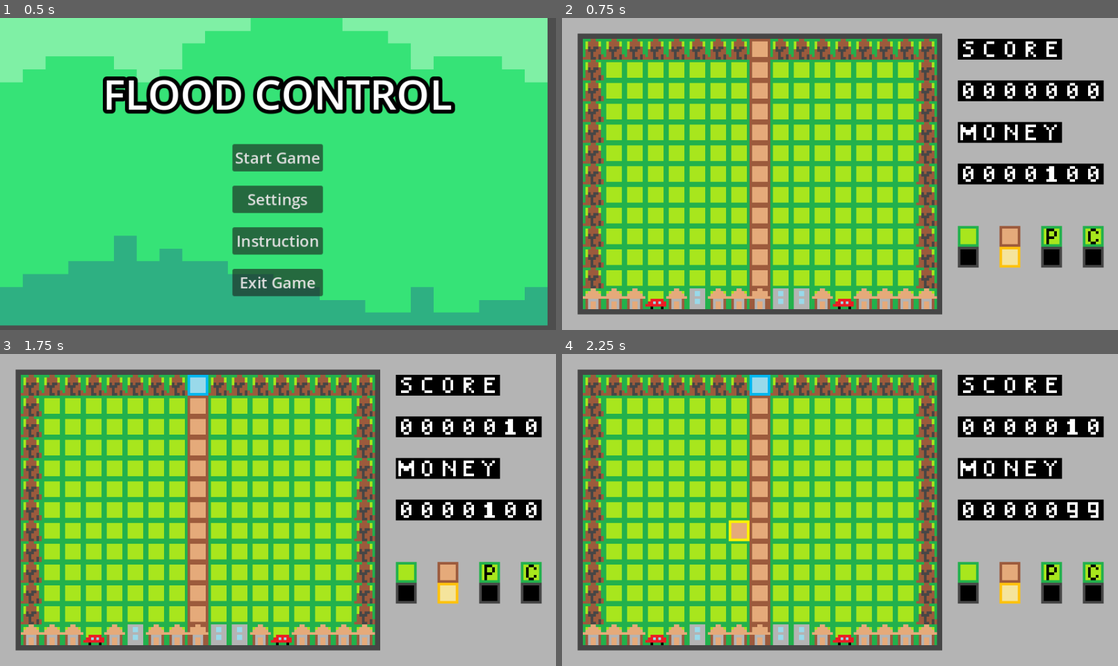
Above: before the commit, frames 1-4 (two rows, left to right).
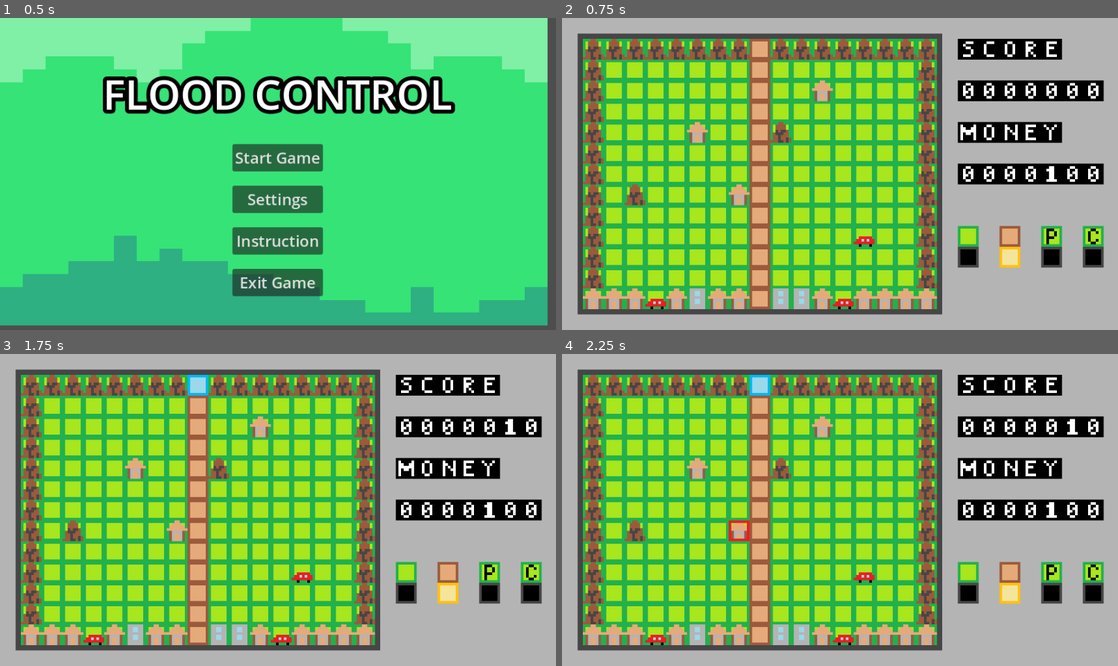
Above: after the commit, the same moments.

Repository: sho16ogura/cs292team5
Game: Godot game, scene res://main menu/main menu/main_menu.tscn
The game is run twice, just before and just after one commit, with the same random seed, the same clock (stepped at 60 frames per second) and the same inputs.
Inputs (mouse positions are in pixels of both pictures, inside the frame that each line leads up to):
- Up to frame 1 (0.5 s): no input
- Up to frame 2 (0.75 s): click "Start Game" at 0.5 s
- Up to frame 3 (1.75 s): tap Enter at 1.25 s; move the mouse to (400, 494) at 1.27 s; click (400, 494) at 1.35 s
- Up to frame 4 (2.25 s): tap Space at 2 s; move the mouse to (728, 525) at 2.02 s; click (728, 525) at 2.1 s

Frame 1 is identical in both runs. In frame 2, 1.1% of the frame differs, in the area x 11-57%, y 19-94%; in frame 3, 1.1%; in frame 4, 1.2%, in the area x 11-97%, y 19-94%.

Commit message:
buildings in map

Diff:
--- a/team5project/mainGame.gd
+++ b/team5project/mainGame.gd
@@ -3,8 +3,8 @@
 @onready var tile_map : TileMap = $TileMap
 @onready var timer : Timer = $TileMap/Timer
 
-var ground_layor = 0
-#var top_layor = 1
+var ground_layer = 0
+var top_layer = 1
 
 var prevhover : Vector2i = Vector2i(0,0)
 
@@ -140,7 +140,7 @@
 			#if following conditions are met, set cell to riverbed
 			if can_dig(eight_sur_tiles) and  check_and_reduce_balance(1):
 
-				tile_map.set_cell(ground_layor, tile_mouse_pos, source_id, riverbed_atlas_coord) #set cell to riverbed
+				tile_map.set_cell(ground_layer, tile_mouse_pos, source_id, riverbed_atlas_coord) #set cell to riverbed
 				dig_undig_sfx.play(0.2) #sound effect starts
 
 			else:
@@ -152,7 +152,7 @@
 
 			if can_undig(eight_sur_tiles, tile_mouse_pos) and  check_and_reduce_balance(1):
 
-				tile_map.set_cell(ground_layor, tile_mouse_pos, source_id, ground_atlas_coord)#change cell to ground
+				tile_map.set_cell(ground_layer, tile_mouse_pos, source_id, ground_atlas_coord)#change cell to ground
 				dig_undig_sfx.play(0.2)#soundeffect
 
 			else:
@@ -167,7 +167,7 @@
 			if can_place_pump(eight_sur_tiles) and  check_and_reduce_balance(5):
 
 				#set pump
-				tile_map.set_cell(ground_layor, tile_mouse_pos, source_id, pump_atlas_coord)
+				tile_map.set_cell(ground_layer, tile_mouse_pos, source_id, pump_atlas_coord)
 				hammer_sfx.play() #for construction
 
 				num_pump_running += 1
@@ -196,7 +196,7 @@
 				destruction_sfx.play()
 
 				#change back to ground
-				tile_map.set_cell(ground_layor, tile_mouse_pos, source_id, ground_atlas_coord)
+				tile_map.set_cell(ground_layer, tile_mouse_pos, source_id, ground_atlas_coord)
 
 			else:
 				error_sfx.play()
@@ -211,7 +211,7 @@
 			if can_place_cistern(eight_sur_tiles) and  check_and_reduce_balance(2):
 
 				#set cistern
-				tile_map.set_cell(ground_layor, tile_mouse_pos, source_id, cistern_atlas_coord)
+				tile_map.set_cell(ground_layer, tile_mouse_pos, source_id, cistern_atlas_coord)
 				hammer_sfx.play()#constructing sound
 			else:
 				error_sfx.play()
@@ -385,9 +385,15 @@
 	var neighbor_tiles = [0,0,0,0,0]
 
 	for i in range(5):
-		var tile_data : TileData = tile_map.get_cell_tile_data(ground_layor, curr_pos + FOUR_NEIGHBOR_DIF[i])
-		if tile_data:
-			neighbor_tiles[i] = tile_data.get_custom_data(tile_category_custom_data)
+		var ground_tile_data : TileData = tile_map.get_cell_tile_data(ground_layer, curr_pos + FOUR_NEIGHBOR_DIF[i])
+		var top_tile_data : TileData = tile_map.get_cell_tile_data(top_layer, curr_pos + FOUR_NEIGHBOR_DIF[i])
+
+		if ground_tile_data:
+			neighbor_tiles[i] = ground_tile_data.get_custom_data(tile_category_custom_data)
+
+		#overwrite if there is buildings
+		if top_tile_data:
+			neighbor_tiles[i] = top_tile_data.get_custom_data(tile_category_custom_data)
 
 	return neighbor_tiles
 
@@ -397,9 +403,13 @@
 
 	#for each neighboring tiles (curr, right, rightdown, down, downleft, left, leftup, up, upright)
 	for i in range(9):
-		var tile_data : TileData = tile_map.get_cell_tile_data(ground_layor, curr_pos + EIGHT_NEIGHBOR_DIF[i])
-		if tile_data:
-			neighbor_tiles[i] = tile_data.get_custom_data(tile_category_custom_data)
+		var ground_tile_data : TileData = tile_map.get_cell_tile_data(ground_layer, curr_pos + EIGHT_NEIGHBOR_DIF[i])
+		var top_tile_data : TileData = tile_map.get_cell_tile_data(top_layer, curr_pos + EIGHT_NEIGHBOR_DIF[i])
+		if ground_tile_data:
+			neighbor_tiles[i] = ground_tile_data.get_custom_data(tile_category_custom_data)
+
+		if top_tile_data:
+			neighbor_tiles[i] = top_tile_data.get_custom_data(tile_category_custom_data)
 
 	return neighbor_tiles
 
--- a/team5project/mainGame.tscn
+++ b/team5project/mainGame.tscn
@@ -68,7 +68,7 @@
 2:0/0 = 0
 2:0/0/custom_data_0 = 6
 3:0/0 = 0
-3:0/0/custom_data_0 = 6
+3:0/0/custom_data_0 = 7
 0:1/0 = 0
 0:1/0/custom_data_0 = 6
 1:1/0 = 0
@@ -76,15 +76,11 @@
 2:1/0 = 0
 2:1/0/custom_data_0 = 6
 3:1/0 = 0
-3:1/0/custom_data_0 = 6
+3:1/0/custom_data_0 = 7
 0:2/0 = 0
-0:2/0/custom_data_0 = 7
 1:2/0 = 0
-1:2/0/custom_data_0 = 7
 2:2/0 = 0
-2:2/0/custom_data_0 = 7
 3:2/0 = 0
-3:2/0/custom_data_0 = 7
 
 [sub_resource type="TileSet" id="TileSet_rki04"]
 tile_size = Vector2i(32, 32)
@@ -103,7 +99,7 @@
 layer_0/name = "ground"
 layer_0/tile_data = PackedInt32Array(0, 0, 0, 65536, 0, 0, 131072, 0, 0, 196608, 0, 0, 262144, 0, 0, 327680, 0, 0, 3932 …(6280 unchanged characters)…
 layer_1/name = "top"
-layer_1/tile_data = PackedInt32Array(0, 196609, 0, 65536, 19 …(830 unchanged characters)… , 65537, 0, 786438, 1, 0, 786439, 1, 0, 786440, 1, 0)
+layer_1/tile_data = PackedInt32Array(0, 196609, 0, 65536, 19 …(830 unchanged characters)… , 65537, 0, 786438, 1, 0, 786439, 1, 0, 262149, 1, 0, 458759, 1, 0, 131083, 1, 0, 589837, 131073, 0, 262153, 196609, 0, 458754, 196609, 0)
 layer_2/name = "highlight"
 layer_2/tile_data = PackedInt32Array()
 
